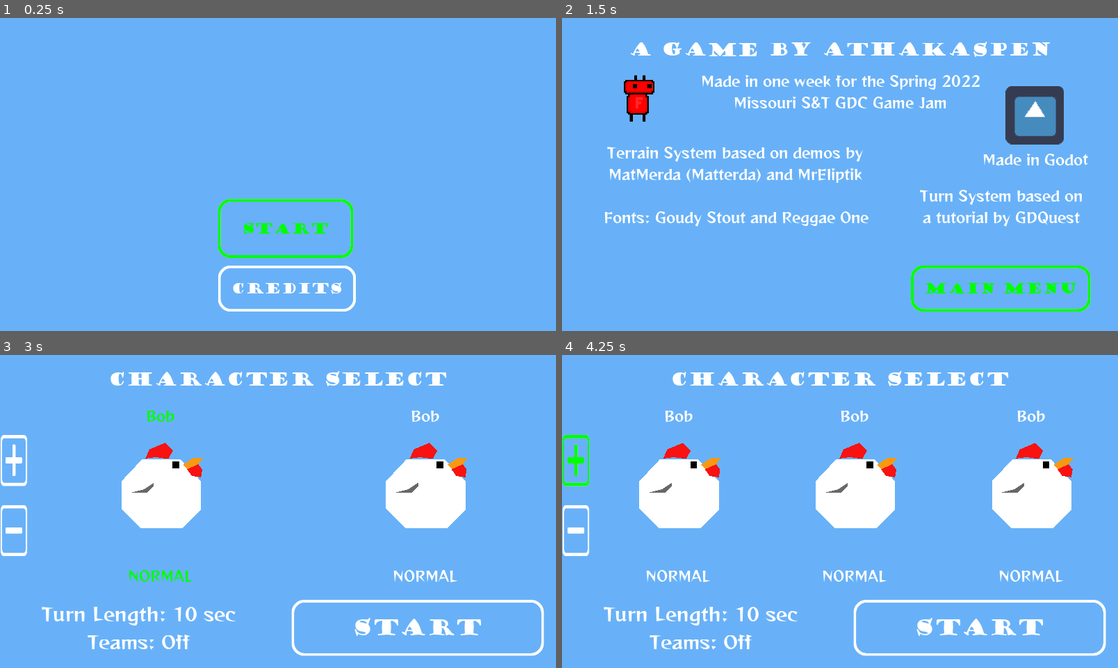
Above: before the commit, frames 1-4 (two rows, left to right).
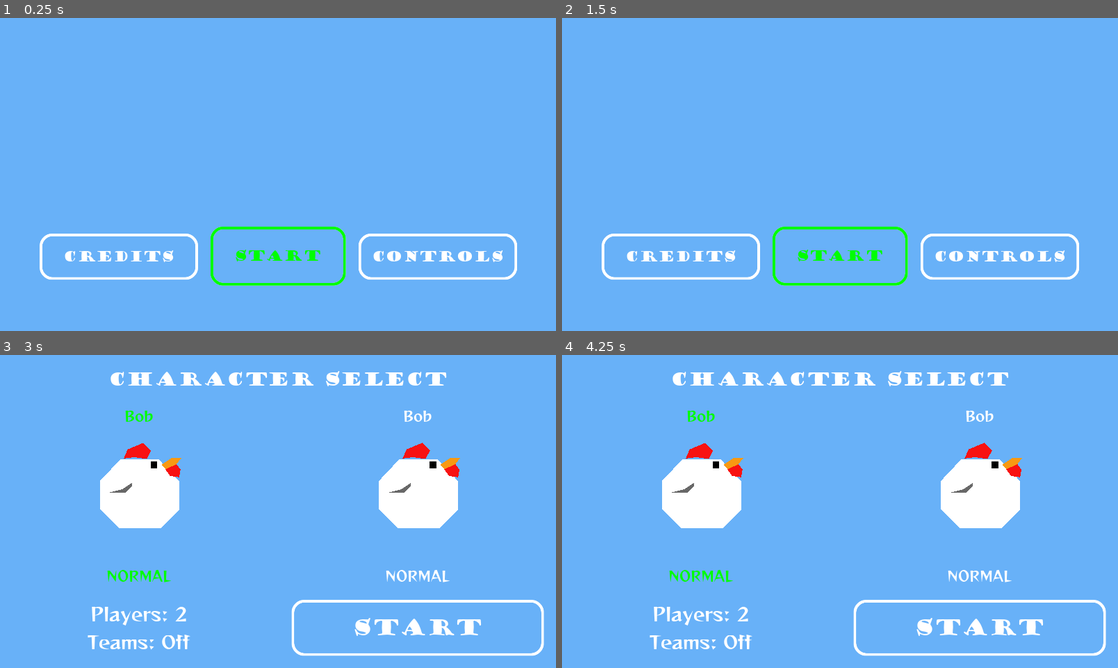
Above: after the commit, the same moments.

Repository: Athakaspen/NotWorms
Game: Godot game, scene res://MainScenes/MainMenu.tscn
The game is run twice, just before and just after one commit, with the same random seed, the same clock (stepped at 60 frames per second) and the same inputs. The engine's default icon, where the game draws it, is replaced by a stand-in: a white triangle on a blue panel in a dark square.
Inputs (mouse positions are in pixels of both pictures, inside the frame that each line leads up to):
- Up to frame 1 (0.25 s): no input
- Up to frame 2 (1.5 s): click (1001, 255) at 0.5 s, where only the run after the commit has a clickable "Controls"; click (840, 293) at 1.25 s, where only the run after the commit has a clickable "Main Menu"
- Up to frame 3 (3 s): click (439, 624) at 2 s, where only the run before the commit has a clickable "Main Menu"; click "Start" at 2.75 s
- Up to frame 4 (4.25 s): click (573, 461) at 3.52 s

The runs differ from the first frame. In frame 1, 4.3% of the frame differs, in the area x 7-93%, y 57-94%; in frame 2, 13%, in the area x 7-96%, y 7-94%; in frame 3, 5.3%; in frame 4, 12%.

Commit message:
Done for the night... morning?

Diff:
--- /dev/null
+++ b/MainScenes/Controls.tscn
@@ -0,0 +1,39 @@
+[gd_scene load_steps=6 format=2]
+
+[ext_resource path="res://Sprites/controllerLayout.png" type="Texture" id=1]
+[ext_resource path="res://Theme/MainTheme.tres" type="Theme" id=2]
+[ext_resource path="res://Theme/GOUDYSTO.TTF" type="DynamicFontData" id=3]
+[ext_resource path="res://Scripts/Menu/Controls.gd" type="Script" id=4]
+
+[sub_resource type="DynamicFont" id=1]
+size = 48
+font_data = ExtResource( 3 )
+
+[node name="Control" type="Control"]
+anchor_right = 1.0
+anchor_bottom = 1.0
+script = ExtResource( 4 )
+
+[node name="Controls" type="TextureRect" parent="."]
+anchor_left = 0.5
+anchor_right = 0.5
+margin_left = -600.0
+margin_top = 18.0
+margin_right = 600.0
+margin_bottom = 818.0
+texture = ExtResource( 1 )
+
+[node name="BackButton" type="Button" parent="."]
+anchor_left = 0.5
+anchor_top = 1.0
+anchor_right = 0.5
+anchor_bottom = 1.0
+margin_left = -314.0
+margin_top = -216.0
+margin_right = 314.0
+margin_bottom = -50.0
+theme = ExtResource( 2 )
+custom_fonts/font = SubResource( 1 )
+text = "Main Menu"
+
+[connection signal="pressed" from="BackButton" to="." method="_on_BackButton_pressed"]
--- a/MainScenes/MainMenu.tscn
+++ b/MainScenes/MainMenu.tscn
@@ -8,26 +8,48 @@
 script = ExtResource( 1 )
 
 [node name="MenuHolder" type="Control" parent="."]
-margin_right = 40.0
-margin_bottom = 40.0
+margin_right = 1920.0
+margin_bottom = 1080.0
 
 [node name="StartButton" type="Button" parent="MenuHolder"]
-margin_left = 749.0
-margin_top = 621.0
-margin_right = 1224.0
-margin_bottom = 832.0
+anchor_left = 0.5
+anchor_top = 1.0
+anchor_right = 0.5
+anchor_bottom = 1.0
+margin_left = -237.5
+margin_top = -364.0
+margin_right = 237.5
+margin_bottom = -153.0
 theme = ExtResource( 3 )
 custom_fonts/font = ExtResource( 2 )
 text = "Start"
 
 [node name="CreditsButton" type="Button" parent="MenuHolder"]
-margin_left = 749.0
-margin_top = 850.0
-margin_right = 1232.0
-margin_bottom = 1016.0
+anchor_left = 0.5
+anchor_top = 1.0
+anchor_right = 0.5
+anchor_bottom = 1.0
+margin_left = -827.0
+margin_top = -340.0
+margin_right = -272.0
+margin_bottom = -174.0
 theme = ExtResource( 3 )
 custom_fonts/font = ExtResource( 2 )
 text = "Credits"
 
+[node name="ControlsButton" type="Button" parent="MenuHolder"]
+anchor_left = 0.5
+anchor_top = 1.0
+anchor_right = 0.5
+anchor_bottom = 1.0
+margin_left = 274.0
+margin_top = -340.0
+margin_right = 829.0
+margin_bottom = -174.0
+theme = ExtResource( 3 )
+custom_fonts/font = ExtResource( 2 )
+text = "Controls"
+
 [connection signal="pressed" from="MenuHolder/StartButton" to="." method="_on_StartButton_pressed"]
 [connection signal="pressed" from="MenuHolder/CreditsButton" to="." method="_on_CreditsButton_pressed"]
+[connection signal="pressed" from="MenuHolder/ControlsButton" to="." method="_on_ControlsButton_pressed"]
--- a/MainScenes/PlayerMenu.tscn
+++ b/MainScenes/PlayerMenu.tscn
@@ -1,7 +1,6 @@
-[gd_scene load_steps=11 format=2]
+[gd_scene load_steps=10 format=2]
 
 [ext_resource path="res://SubScenes/REGGAEONE-REGULAR.TTF" type="DynamicFontData" id=1]
-[ext_resource path="res://SubScenes/Menu/PlusMinus.tscn" type="PackedScene" id=2]
 [ext_resource path="res://Scripts/Menu/PlayerMenu.gd" type="Script" id=3]
 [ext_resource path="res://Theme/MainTheme.tres" type="Theme" id=4]
 [ext_resource path="res://Theme/GOUDYSTO.TTF" type="DynamicFontData" id=5]
@@ -68,46 +67,34 @@
 size_flags_vertical = 7
 alignment = 1
 
-[node name="MarginContainer" type="MarginContainer" parent="VBoxContainer/PlayerList"]
-margin_right = 96.0
+[node name="CharacterSelectEntry1" parent="VBoxContainer/PlayerList" instance=ExtResource( 14 )]
+margin_left = 0.0
+margin_right = 317.0
 margin_bottom = 623.0
-custom_constants/margin_top = 100
-custom_constants/margin_bottom = 100
-
-[node name="PlusMinus" parent="VBoxContainer/PlayerList/MarginContainer" instance=ExtResource( 2 )]
-margin_top = 100.0
-margin_right = 96.0
-margin_bottom = 523.0
-rect_min_size = Vector2( 96, 0 )
-
-[node name="CharacterSelectEntry1" parent="VBoxContainer/PlayerList" instance=ExtResource( 14 )]
-margin_left = 100.0
-margin_right = 400.0
-margin_bottom = 623.0
-focus_neighbour_bottom = NodePath("../../MarginContainer2/HBoxContainer/VBoxContainer/TurnLength")
+focus_neighbour_bottom = NodePath("../../MarginContainer2/HBoxContainer/VBoxContainer/NumPlayers")
 
 [node name="CharacterSelectEntry2" parent="VBoxContainer/PlayerList" instance=ExtResource( 14 )]
-margin_left = 404.0
-margin_right = 704.0
+margin_left = 321.0
+margin_right = 638.0
 margin_bottom = 623.0
 
 [node name="CharacterSelectEntry3" parent="VBoxContainer/PlayerList" instance=ExtResource( 14 )]
-margin_left = 708.0
-margin_right = 1009.0
+margin_left = 642.0
+margin_right = 959.0
 margin_bottom = 623.0
 
 [node name="CharacterSelectEntry4" parent="VBoxContainer/PlayerList" instance=ExtResource( 14 )]
-margin_left = 1013.0
-margin_right = 1313.0
+margin_left = 963.0
+margin_right = 1280.0
 margin_bottom = 623.0
 
 [node name="CharacterSelectEntry5" parent="VBoxContainer/PlayerList" instance=ExtResource( 14 )]
-margin_left = 1317.0
-margin_right = 1617.0
+margin_left = 1284.0
+margin_right = 1601.0
 margin_bottom = 623.0
 
 [node name="CharacterSelectEntry6" parent="VBoxContainer/PlayerList" instance=ExtResource( 14 )]
-margin_left = 1621.0
+margin_left = 1605.0
 margin_right = 1922.0
 margin_bottom = 623.0
 
@@ -128,18 +115,17 @@
 size_flags_horizontal = 3
 alignment = 1
 
-[node name="TurnLength" type="Label" parent="VBoxContainer/MarginContainer2/HBoxContainer/VBoxContainer"]
+[node name="NumPlayers" type="Label" parent="VBoxContainer/MarginContainer2/HBoxContainer/VBoxContainer"]
 margin_top = 44.0
 margin_right = 959.0
 margin_bottom = 138.0
 focus_mode = 2
 custom_fonts/font = SubResource( 3 )
-text = "Turn Length"
+text = "Players"
 align = 1
 script = ExtResource( 13 )
-option_id = "turn_dur"
-default_index = 2
-choice_list = [ "6 sec", "8 sec", "10 sec", "12 sec", "15 sec", "20 sec", "30 sec" ]
+option_id = "player_count"
+choice_list = [ "2", "3", "4", "5", "6" ]
 can_loop = false
 
 [node name="TeamMode" type="Label" parent="VBoxContainer/MarginContainer2/HBoxContainer/VBoxContainer"]
@@ -174,7 +160,6 @@
 custom_fonts/font = SubResource( 2 )
 text = "Start"
 
-[connection signal="num_players_changed" from="VBoxContainer/PlayerList/MarginContainer/PlusMinus" to="." method="_on_PlusMinus_num_players_changed"]
-[connection signal="value_changed" from="VBoxContainer/MarginContainer2/HBoxContainer/VBoxContainer/TurnLength" to="." method="_on_TurnLength_value_changed"]
+[connection signal="value_changed" from="VBoxContainer/MarginContainer2/HBoxContainer/VBoxContainer/NumPlayers" to="." method="_on_NumPlayers_value_changed"]
 [connection signal="value_changed" from="VBoxContainer/MarginContainer2/HBoxContainer/VBoxContainer/TeamMode" to="." method="_on_TeamMode_value_changed"]
 [connection signal="pressed" from="VBoxContainer/MarginContainer2/HBoxContainer/MarginContainer/StartButton" to="." method="_on_StartButton_pressed"]
--- a/MainScenes/WinScreen.tscn
+++ b/MainScenes/WinScreen.tscn
@@ -26,53 +26,53 @@
 alignment = 1
 
 [node name="Title" type="Label" parent="UI"]
-margin_top = 13.0
+margin_top = 7.0
 margin_right = 1802.0
-margin_bottom = 79.0
+margin_bottom = 73.0
 custom_fonts/font = ExtResource( 1 )
 text = "PlayerX Wins!"
 align = 1
 
 [node name="PlayerHolder" type="HBoxContainer" parent="UI"]
-margin_top = 139.0
+margin_top = 133.0
 margin_right = 1802.0
-margin_bottom = 782.0
+margin_bottom = 789.0
 
 [node name="CharacterSelect" parent="UI/PlayerHolder" instance=ExtResource( 3 )]
 margin_left = 0.0
 margin_right = 297.0
-margin_bottom = 643.0
+margin_bottom = 656.0
 
 [node name="CharacterSelect2" parent="UI/PlayerHolder" instance=ExtResource( 3 )]
 margin_left = 301.0
 margin_right = 598.0
-margin_bottom = 643.0
+margin_bottom = 656.0
 
 [node name="CharacterSelect3" parent="UI/PlayerHolder" instance=ExtResource( 3 )]
 margin_left = 602.0
 margin_right = 899.0
-margin_bottom = 643.0
+margin_bottom = 656.0
 
 [node name="CharacterSelect4" parent="UI/PlayerHolder" instance=ExtResource( 3 )]
 margin_left = 903.0
 margin_right = 1200.0
-margin_bottom = 643.0
+margin_bottom = 656.0
 
 [node name="CharacterSelect5" parent="UI/PlayerHolder" instance=ExtResource( 3 )]
 margin_left = 1204.0
 margin_right = 1501.0
-margin_bottom = 643.0
+margin_bottom = 656.0
 
 [node name="CharacterSelect6" parent="UI/PlayerHolder" instance=ExtResource( 3 )]
 margin_left = 1505.0
 margin_right = 1802.0
-margin_bottom = 643.0
+margin_bottom = 656.0
 
 [node name="MainMenuButton" type="Button" parent="UI"]
 margin_left = 571.0
-margin_top = 842.0
+margin_top = 849.0
 margin_right = 1231.0
-margin_bottom = 1008.0
+margin_bottom = 1015.0
 rect_min_size = Vector2( 660, 160 )
 size_flags_horizontal = 4
 theme = ExtResource( 4 )
--- a/Scripts/Chest.gd
+++ b/Scripts/Chest.gd
@@ -26,7 +26,7 @@
 			var popup = popup_res.instance()
 			get_parent().add_child(popup)
 			popup.set_text("+" + str(contents[item]) + " " + GameData.WeaponData[item]["pretty_name"])
-			popup.set_color(Color.black)
+			popup.set_color(Color.green)
 			popup.set_lifespan(2.0)
 			popup.position = self.position
 			yield(get_tree().create_timer(0.5), "timeout")
--- a/Scripts/Menu.gd
+++ b/Scripts/Menu.gd
@@ -21,6 +21,8 @@
 # warning-ignore:return_value_discarded
 	get_tree().change_scene(start_path)
 
-
 func _on_CreditsButton_pressed():
 	get_tree().change_scene("res://MainScenes/Credits.tscn")
+
+func _on_ControlsButton_pressed():
+	get_tree().change_scene("res://MainScenes/Controls.tscn")
--- a/Scripts/Menu/CharacterSelectEntry.gd
+++ b/Scripts/Menu/CharacterSelectEntry.gd
@@ -84,7 +84,7 @@
 	$Label.text = player_model.name
 	update_portrait()
 	_change_team(0) # update the new model to the current team
-	emit_signal("character_changed", get_index()-1, char_list[_cur_char_index])
+	emit_signal("character_changed", get_index(), char_list[_cur_char_index])
 
 func _change_team(offset:int):
 	_cur_team_index = \
@@ -96,7 +96,7 @@
 		child.visible = false
 	player_model.get_node(team_list[_cur_team_index]).visible = true
 	update_team_text()
-	emit_signal("team_changed", get_index()-1, team_list[_cur_team_index])
+	emit_signal("team_changed", get_index(), team_list[_cur_team_index])
 
 func update_team_text():
 	if _is_active:
--- /dev/null
+++ b/Scripts/Menu/Controls.gd
@@ -0,0 +1,21 @@
+extends Control
+
+
+# Declare member variables here. Examples:
+# var a = 2
+# var b = "text"
+
+
+# Called when the node enters the scene tree for the first time.
+func _ready():
+	$BackButton.grab_focus()
+
+
+# Called every frame. 'delta' is the elapsed time since the previous frame.
+#func _process(delta):
+#	pass
+
+
+func _on_BackButton_pressed():
+# warning-ignore:return_value_discarded
+	get_tree().change_scene("res://MainScenes/MainMenu.tscn")
--- a/Scripts/Menu/PlayerMenu.gd
+++ b/Scripts/Menu/PlayerMenu.gd
@@ -1,6 +1,8 @@
 extends Control
 
-
+export var MAX_PLAYERS := 6
+export var MIN_PLAYERS := 2
+var cur_players := 2
 
 # Called when the node enters the scene tree for the first time.
 func _ready():
@@ -13,13 +15,32 @@
 			child.connect("character_changed", self, "_on_character_changed")
 			child.connect("team_changed", self, "_on_team_changed")
 
+	cur_players = MatchInfo.num_players
+	# update the option label as well
+	var option = $"VBoxContainer/MarginContainer2/HBoxContainer/VBoxContainer/NumPlayers"
+	option._change_choice(cur_players - 2 - option._cur_index)
+	option._toggle_active()
+	option._toggle_active()
+	update_visible_players()
+
 func _on_PlusMinus_num_players_changed(new_count):
 	MatchInfo.num_players = new_count
+
+func _on_NumPlayers_value_changed(new_value):
+	# convert from string to int
+	cur_players = int(new_value)
+	MatchInfo.num_players = cur_players
+	update_visible_players()
+
+func update_visible_players():
+	for i in range(MAX_PLAYERS):
+		$VBoxContainer/PlayerList.get_child(i).visible = i+1 <= cur_players
 
 func _on_character_changed(index : int, new_model : String) -> void:
 	MatchInfo.player_models[index] = new_model
 
 func _on_team_changed(index : int, new_team : String) -> void:
+#	print(index, new_team)
 	MatchInfo.player_teams[index] = new_team
 
 func _on_TurnLength_value_changed(new_value):
--- a/Scripts/Menu/WinScreenCharacter.gd
+++ b/Scripts/Menu/WinScreenCharacter.gd
@@ -48,5 +48,6 @@
 	if player_model != null:
 		player_model.global_position = \
 			portrait.rect_global_position + (portrait.rect_size / 2.0) \
-			+ Vector2(-6, 11) * model_scale / 2.0
+			+ Vector2(-6, 11) * model_scale / 2.0 \
+			+ Vector2.DOWN * 20
 		player_model.scale = Vector2(1,1) * model_scale
--- a/Scripts/Player.gd
+++ b/Scripts/Player.gd
@@ -36,7 +36,7 @@
 	health = MAX_HEALTH
 	update_healthbar()
 	inventory_contents = MatchInfo.get_starting_inventory()
-	player_body.load_player_model(player_model)
+#	player_body.load_player_model(player_model)
 
 func _process(_delta):
 	# ah cahnt dyu aneethin if ahm ded
@@ -144,6 +144,9 @@
 func get_gamertag() -> String:
 	return tag.get_node("VBoxContainer/Nametag").text
 
+func set_gamertag(gamertag: String) -> void:
+	tag.set_player_name(gamertag)
+
 func get_timer_progress() -> float:
 	# Return 1 if the timer is stopped (hasn't started yet)
 	if turn_timer.is_stopped(): return 1.0
@@ -176,9 +179,6 @@
 
 	if health == 0:
 		die(source_player)
-
-func set_gamertag(gamertag: String) -> void:
-	tag.set_player_name(gamertag)
 
 func set_team(new_team : String):
 	self.team = new_team
@@ -210,12 +210,13 @@
 	MatchInfo.chest_holder.call_deferred("add_child", grave)
 
 	# Check for team wipe
-	var is_team_wipe = true
-	for player in MatchInfo.player_info.values():
-		if player.team == self.team and not player.is_dead:
-			is_team_wipe = false
-	if is_team_wipe:
-		turn_queue.level.UI.do_wipetoast(team)
+	if MatchInfo.TEAM_MODE != "off":
+		var is_team_wipe = true
+		for player in MatchInfo.player_info.values():
+			if player.team == self.team and not player.is_dead:
+				is_team_wipe = false
+		if is_team_wipe:
+			turn_queue.level.UI.do_wipetoast(team)
 
 	if not is_my_turn:
 
--- a/Scripts/PlayerBody.gd
+++ b/Scripts/PlayerBody.gd
@@ -245,7 +245,8 @@
 	model.remove_child(collider)
 	add_child(collider)
 
-	parent.set_gamertag(model.name)
+	# Get unique name
+	parent.set_gamertag(MatchInfo.get_unique_tag(model.name))
 
 	# free model to prevent leaks
 	model.queue_free()
--- a/Scripts/Singletons/GameData.gd
+++ b/Scripts/Singletons/GameData.gd
@@ -7,7 +7,7 @@
 		"pretty_name": "Bouncy Bomb",
 		"description": "Not the best weapon, but you seem to have a lot of these.\nBlows up after 3 seconds.",
 		"damage": "XX",
-		"icon": "res://icon.png",
+		"icon": "res://Sprites/bomb.png",
 		"resource": "res://SubScenes/Weapons/BouncyBomb.tscn"
 	},
 	"rocket":{
@@ -21,14 +21,14 @@
 		"pretty_name": "Roman Candle",
 		"description": "Barrage of low-damage,\nshort-range projectiles.",
 		"damage": "XX",
-		"icon": "res://icon.png",
+		"icon": "res://Sprites/candle.png",
 		"resource": "res://SubScenes/Weapons/RomanCandle.tscn"
 	},
 	"bag":{
 		"pretty_name": "Bomb Bag",
 		"description": "Found in a cave somewhere.\nReleases bombs on impact.",
 		"damage": "XX",
-		"icon": "res://icon.png",
+		"icon": "res://Sprites/bag.png",
 		"resource": "res://SubScenes/Weapons/BombBag.tscn"
 	}
 }
--- a/Scripts/Singletons/MatchInfo.gd
+++ b/Scripts/Singletons/MatchInfo.gd
@@ -16,6 +16,9 @@
 var player_models = ["chicken1", "chicken1", "chicken1", "chicken1", "chicken1", "chicken1"]
 var player_teams = ["normal", "normal", "normal", "normal", "normal", "normal"]
 var player_res = preload("res://SubScenes/Player/Player.tscn")
+
+#this is used to give everyone unique tags
+var used_tags = []
 
 var projectile_holder : Node2D
 var terrain_holder : Node2D
@@ -74,6 +77,7 @@
 	winning_team = "NULL"
 #	print(num_players)
 	var player_list = []
+	used_tags = []
 	for i in range(num_players):
 		var new_player = player_res.instance()
 		turn_queue.add_child(new_player)
@@ -140,7 +144,14 @@
 	chest_spawner = turn_queue.level.get_node("ChestSpawner")
 	game_camera = turn_queue.level.get_node("GameCamera")
 
-
+func get_unique_tag(tag:String):
+	if tag in used_tags:
+		var i=1
+		while tag + str(i) in used_tags:
+			i+=1
+		tag = tag + str(i)
+	used_tags.append(tag)
+	return tag
 
 func get_starting_inventory() -> Dictionary:
 	return starting_inventory.duplicate()
--- a/SubScenes/Menu/WinScreenCharacter.tscn
+++ b/SubScenes/Menu/WinScreenCharacter.tscn
@@ -2,26 +2,22 @@
 
 [ext_resource path="res://Theme/GOUDYSTO.TTF" type="DynamicFontData" id=1]
 [ext_resource path="res://Scripts/Menu/WinScreenCharacter.gd" type="Script" id=2]
+[ext_resource path="res://SubScenes/REGGAEONE-REGULAR.TTF" type="DynamicFontData" id=3]
 
 [sub_resource type="DynamicFont" id=1]
 size = 36
 font_data = ExtResource( 1 )
 
 [sub_resource type="DynamicFont" id=2]
-size = 32
-font_data = ExtResource( 1 )
+size = 42
+font_data = ExtResource( 3 )
 
-[sub_resource type="DynamicFont" id=3]
-size = 30
-font_data = ExtResource( 1 )
-
-[node name="CharacterSelect" type="VBoxContainer"]
+[node name="WinScreenCharacter" type="VBoxContainer"]
 margin_left = 132.0
 margin_right = 416.0
 margin_bottom = 440.0
 size_flags_horizontal = 7
 size_flags_vertical = 7
-custom_constants/separation = 16
 alignment = 1
 script = ExtResource( 2 )
 
@@ -34,9 +30,9 @@
 align = 1
 
 [node name="Winner" type="Label" parent="."]
-margin_top = 66.0
+margin_top = 54.0
 margin_right = 284.0
-margin_bottom = 111.0
+margin_bottom = 116.0
 size_flags_vertical = 1
 custom_fonts/font = SubResource( 2 )
 text = "Winner!"
@@ -44,28 +40,35 @@
 
 [node name="Portrait" type="Panel" parent="."]
 modulate = Color( 1, 1, 1, 0 )
-margin_top = 127.0
+margin_top = 120.0
 margin_right = 284.0
-margin_bottom = 527.0
-rect_min_size = Vector2( 0, 400 )
+margin_bottom = 460.0
+rect_min_size = Vector2( 0, 340 )
 mouse_filter = 2
 size_flags_horizontal = 3
 size_flags_vertical = 3
 size_flags_stretch_ratio = 2.4
 
 [node name="Stat1" type="Label" parent="."]
-margin_top = 543.0
+margin_top = 464.0
 margin_right = 284.0
-margin_bottom = 585.0
-custom_fonts/font = SubResource( 3 )
-text = "DD: XX"
+margin_bottom = 591.0
+custom_fonts/font = SubResource( 2 )
+text = "Damage
+Dealt: XX"
 align = 1
 
+[node name="Spacer" type="Control" parent="."]
+margin_top = 595.0
+margin_right = 284.0
+margin_bottom = 595.0
+rect_min_size = Vector2( 14, 0 )
+
 [node name="Stat2" type="Label" parent="."]
-margin_top = 601.0
+margin_top = 599.0
 margin_right = 284.0
-margin_bottom = 643.0
-custom_fonts/font = SubResource( 3 )
+margin_bottom = 661.0
+custom_fonts/font = SubResource( 2 )
 text = "DD: XX"
 align = 1
 
--- a/SubScenes/Player/GamerTag.tscn
+++ b/SubScenes/Player/GamerTag.tscn
@@ -2,13 +2,13 @@
 
 [ext_resource path="res://Sprites/smallbarback.png" type="Texture" id=1]
 [ext_resource path="res://Sprites/smallbarfill.png" type="Texture" id=2]
-[ext_resource path="res://Theme/GOUDYSTO.TTF" type="DynamicFontData" id=3]
+[ext_resource path="res://SubScenes/REGGAEONE-REGULAR.TTF" type="DynamicFontData" id=3]
 [ext_resource path="res://Scripts/GamerTag.gd" type="Script" id=4]
 [ext_resource path="res://Sprites/smallerbarfill.png" type="Texture" id=5]
 [ext_resource path="res://Sprites/smallerbarback.png" type="Texture" id=6]
 
-
 [sub_resource type="DynamicFont" id=1]
+size = 28
 font_data = ExtResource( 3 )
 
 [node name="GamerTag" type="Position2D"]
@@ -24,8 +24,8 @@
 }
 
 [node name="Nametag" type="Label" parent="VBoxContainer"]
-margin_right = 141.0
-margin_bottom = 23.0
+margin_right = 122.0
+margin_bottom = 42.0
 custom_fonts/font = SubResource( 1 )
 text = "Player 1"
 align = 1
@@ -35,10 +35,10 @@
 }
 
 [node name="HealthBar" type="TextureProgress" parent="VBoxContainer"]
-margin_left = 22.0
-margin_top = 27.0
-margin_right = 118.0
-margin_bottom = 51.0
+margin_left = 13.0
+margin_top = 46.0
+margin_right = 109.0
+margin_bottom = 70.0
 size_flags_horizontal = 4
 max_value = 1.0
 step = 0.0
--- a/SubScenes/Weapons/BombBag.tscn
+++ b/SubScenes/Weapons/BombBag.tscn
@@ -12,8 +12,8 @@
 script = ExtResource( 1 )
 
 [node name="BagGraphic" type="Polygon2D" parent="."]
-color = Color( 0.411765, 0.219608, 0.0156863, 1 )
-polygon = PoolVector2Array( -6, 15, -13, 10, -16, 1, -14, -8, -8, -14, -2, -18, -1, -20, -5, -25, -1, -23, -1, -27, 1, -24, 6, -26, 3, -23, 2, -21, 2, -19, 6, -15, 12, -10, 16, -2, 15, 7, 9, 13, 0, 16 )
+color = Color( 0.521569, 0.278431, 0.0156863, 1 )
+polygon = PoolVector2Array( -6, 15, -13, 10, -16, 1, -14, -8, -8, -14, -2, -18, -2, -20, -6, -26, -2, -24, -1, -29, 1, -24, 7, -27, 4, -23, 2, -21, 2, -19, 6, -15, 12, -10, 16, -2, 15, 7, 9, 13, 0, 16 )
 
 [node name="Knot" type="Polygon2D" parent="BagGraphic"]
 position = Vector2( 0, 1 )
--- a/SubScenes/Weapons/RocketLauncher.tscn
+++ b/SubScenes/Weapons/RocketLauncher.tscn
@@ -9,8 +9,22 @@
 script = ExtResource( 1 )
 
 [node name="SpritePoly" type="Polygon2D" parent="."]
-color = Color( 0.0705882, 0.105882, 0.384314, 1 )
-polygon = PoolVector2Array( -7, -5, -7, 5, 21, 5, 20, 0, 21, -5 )
+position = Vector2( -16, 0 )
+color = Color( 0, 0, 0, 1 )
+polygon = PoolVector2Array( -7, -7, -7, 6, -5, 6, -4, 5, 10.0923, 5, 13, 7, 37, 6, 35, 12, 38, 12, 42, 5, 47, 5, 53, 7, 53, 0, 53, -8, 47, -6, 36, -6, 34, -8, 29, -8, 24, -6, -4, -6, -5, -7 )
+
+[node name="Polygon2D" type="Polygon2D" parent="SpritePoly"]
+color = Color( 0.113725, 0.258824, 0.0117647, 1 )
+polygon = PoolVector2Array( -4, -6, -4, 5, 47, 5, 47, -6 )
+
+[node name="Polygon2D2" type="Polygon2D" parent="SpritePoly"]
+color = Color( 0, 0, 0, 1 )
+polygon = PoolVector2Array( 10, -6, 10, 5, 11, 5, 11, -6 )
+
+[node name="Polygon2D3" type="Polygon2D" parent="SpritePoly"]
+position = Vector2( 25, 0 )
+color = Color( 0, 0, 0, 1 )
+polygon = PoolVector2Array( 10, -6, 10, 5, 11, 5, 11, -6 )
 
 [node name="ShootPoint" type="Position2D" parent="."]
 position = Vector2( 51, 0 )
--- a/SubScenes/Weapons/RomanCandle.tscn
+++ b/SubScenes/Weapons/RomanCandle.tscn
@@ -9,8 +9,43 @@
 script = ExtResource( 1 )
 
 [node name="SpritePoly" type="Polygon2D" parent="."]
+position = Vector2( -3, 0 )
 color = Color( 0.901961, 0.466667, 0, 1 )
-polygon = PoolVector2Array( -7, -5, -7, 5, 21, 5, 20, 0, 21, -5 )
+polygon = PoolVector2Array( -7, -5, -9, 0, -7, 5, 39, 5, 37, 2, 37, -2, 39, -5 )
+
+[node name="Polygon2D" type="Polygon2D" parent="SpritePoly"]
+color = Color( 1, 0, 0, 1 )
+polygon = PoolVector2Array( -7, -5, -4, 5, -1, 5, -4, -5 )
+
+[node name="Polygon2D2" type="Polygon2D" parent="SpritePoly"]
+position = Vector2( 6, 0 )
+color = Color( 1, 0.866667, 0, 1 )
+polygon = PoolVector2Array( -7, -5, -4, 5, -1, 5, -4, -5 )
+
+[node name="Polygon2D3" type="Polygon2D" parent="SpritePoly"]
+position = Vector2( 12, 0 )
+color = Color( 1, 0, 0, 1 )
+polygon = PoolVector2Array( -7, -5, -4, 5, -1, 5, -4, -5 )
+
+[node name="Polygon2D4" type="Polygon2D" parent="SpritePoly"]
+position = Vector2( 18, 0 )
+color = Color( 1, 0.866667, 0, 1 )
+polygon = PoolVector2Array( -7, -5, -4, 5, -1, 5, -4, -5 )
+
+[node name="Polygon2D5" type="Polygon2D" parent="SpritePoly"]
+position = Vector2( 24, 0 )
+color = Color( 1, 0, 0, 1 )
+polygon = PoolVector2Array( -7, -5, -4, 5, -1, 5, -4, -5 )
+
+[node name="Polygon2D6" type="Polygon2D" parent="SpritePoly"]
+position = Vector2( 30, 0 )
+color = Color( 1, 0.866667, 0, 1 )
+polygon = PoolVector2Array( -7, -5, -4, 5, -1, 5, -4, -5 )
+
+[node name="Polygon2D7" type="Polygon2D" parent="SpritePoly"]
+position = Vector2( 36, 0 )
+color = Color( 1, 0, 0, 1 )
+polygon = PoolVector2Array( -7, -5, -4, 5, -1, 5, -4, -5 )
 
 [node name="ShootPoint" type="Position2D" parent="."]
 position = Vector2( 44, 0 )
Binary file added: Sprites/bag.png
Not shown, added: Sprites/bag.png.import
Binary file added: Sprites/bomb.png
Not shown, added: Sprites/bomb.png.import
Binary file added: Sprites/candle.png
Not shown, added: Sprites/candle.png.import
